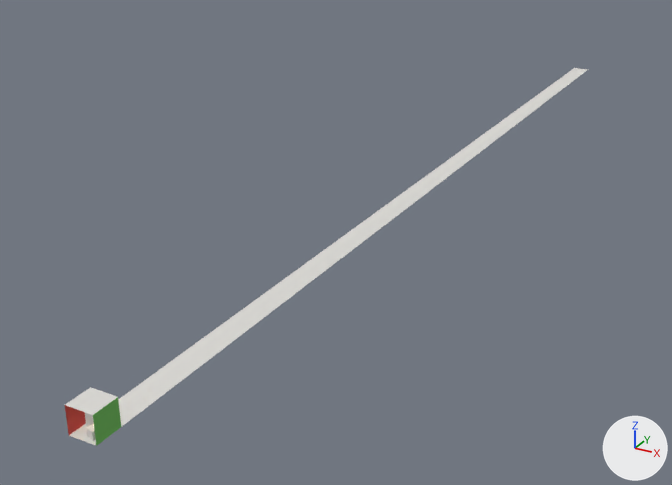
The OBJ model example-scenes/models/CornellBox/CornellBox-Original_DOF.obj, before and after one commit.
One viewpoint serves both versions: a 50 mm camera at (32.7, -31.6, 30.5) aimed at (-7.7, 41.9, -6.2). The axes (+X, +Y, +Z) are drawn at lower right. The lights are the same throughout. Where no turn or scale is listed for an object, it has been applied to the vertices. Vertices at the same position are counted once.

In view in the first picture: 'CornellBox-Original_DOF'.
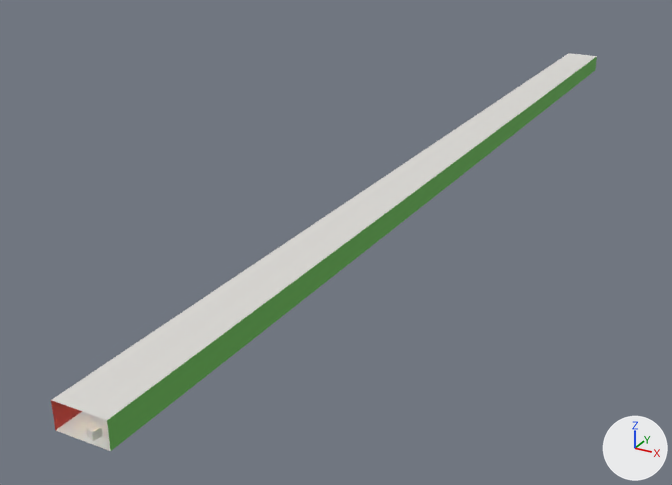
What differs and where, as boxes (x1, y1, x2, y2) in the pictures (672 x 485 px; the box of a moved part takes in the faces that stretch with it):
'CornellBox-Original_DOF', reshaped: before (65, 68, 588, 446); after (51, 53, 597, 451)
part 1 of me_cornellbox_original_dof, moved or reshaped (not visible afterwards): before (85, 413, 94, 427)
part 2 of me_cornellbox_original_dof, rebuilt: before (65, 68, 588, 446); after (51, 53, 597, 451)

The change, as a diff of the scene's bpy script:
```diff
--- a/example-scenes/models/CornellBox/CornellBox-Original_DOF.obj.py
+++ b/example-scenes/models/CornellBox/CornellBox-Original_DOF.obj.py
@@ me_cornellbox_original_dof @@
 # used by ob_cornellbox_original_dof; location = (0.0, 0.0, 0.0)
-me_cornellbox_original_dof.from_pydata(...)  # 30 vertices, 15 faces; spans x -1.0..1.0, y -1.0..100.0, z 0.0..2.0
+me_cornellbox_original_dof.from_pydata(...)  # 113 vertices, 39 faces; spans x -3.0..2.0, y -1.0..100.0, z 0.0..2.0
+# me_cornellbox_original_dof part 1: the loose piece of 8 vertices spanning x -0.7..0.0, y -0.1..0.7, z 0.0..1.2 is moved by (0.0, 5.0, 0.0)
+# me_cornellbox_original_dof part 2: the loose piece of 10 vertices spanning x -1.0..1.0, y -1.0..100.0, z 0.0..2.0 is rebuilt with 9 vertices and now spans x -3.0..2.0, y -1.0..100.0, z 0.0..2.0
 me_cornellbox_original_dof.materials.append(mat_floor)
```
